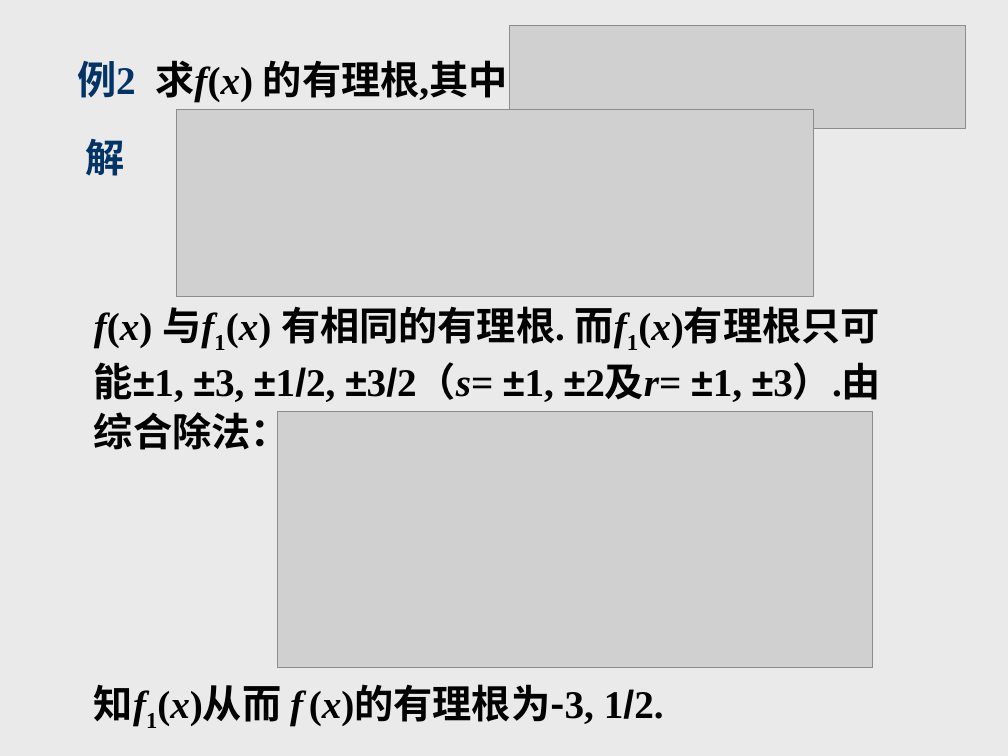
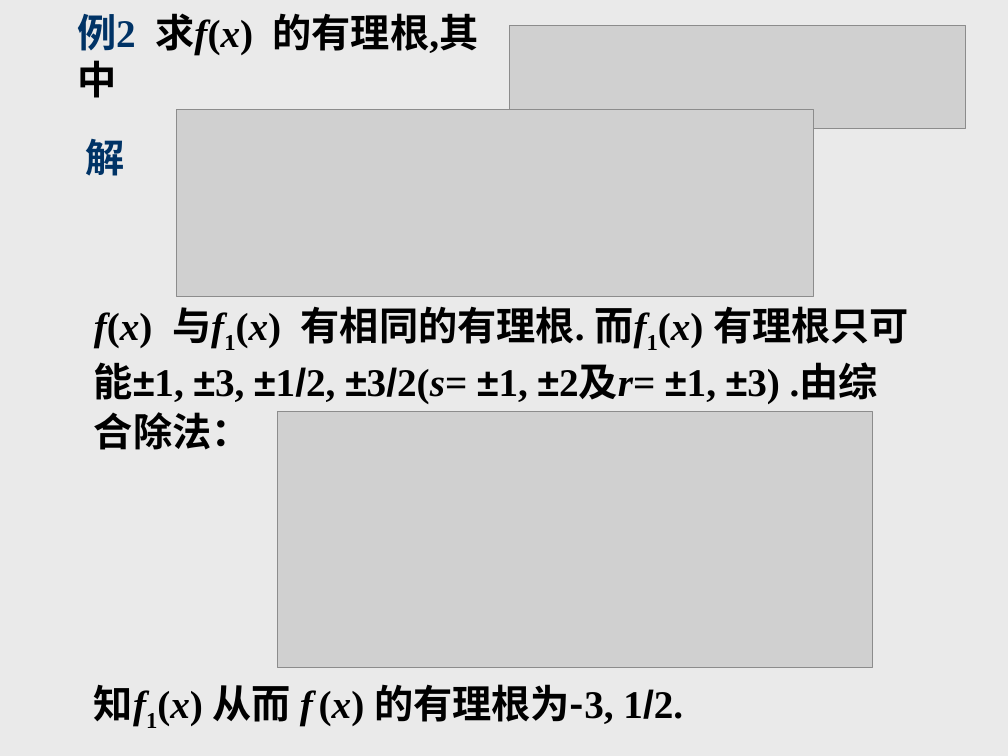
Before and after one commit to zhangbiaomath/zhangbiaomath.github.io, a slide deck: slide 104 of teaching/高等代数/课件/第1章-多项式.ppt. Drawn at 1008x756 pixels with LibreOffice and Linux fonts; fonts in the diff are those of the drawing; grey boxes stand for pictures. Boxes give left, top, right and bottom in pixels: in the first picture for what was removed or moved away, otherwise in the second. Text is boxed around its words. In the diff, an @@ line names an element or a change of style, - is before the commit and + after.

```diff
--- a/teaching/高等代数/课件/第1章-多项式.ppt
+++ b/teaching/高等代数/课件/第1章-多项式.ppt
@@ title "例2 求f(x) 的有理根,其中" rewrapped from [77, 60, 508, 103] to [77, 13, 479, 98] @@
@@ text at [94, 306, 909, 450]: text changed @@
-f(x) 与f1(x) 有相同的有理根. 而f1(x)有理根只可能±1, ±3, ±1/2, ±3/2（s= ±1, ±2及r= ±1, ±3）.由综合除法：
+f(x) 与f1(x) 有相同的有理根. 而f1(x) 有理根只可能±1, ±3, ±1/2, ±3/2(s= ±1, ±2及r= ±1, ±3) .由综合除法：
@@ text at [94, 684, 683, 727]: spaces changed @@
-知f1(x)从而 f (x)的有理根为-3, 1/2.
+知f1(x) 从而 f (x) 的有理根为-3, 1/2.
```
Also in this commit, not shown: 102 other slides changed.
